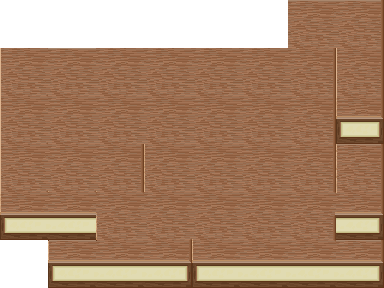
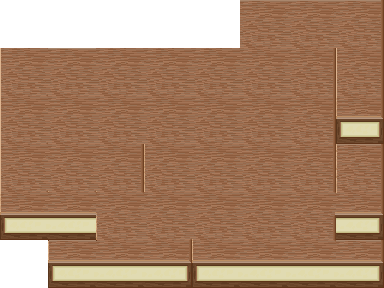
Before/after of a 384×288 layered artwork. What changed in the layer stack:
pixels changed over [240, 0, 288, 48] (layer not identified)
